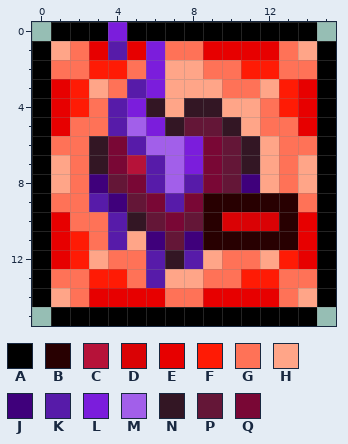
Two versions of one pixel-art sprite, Resources/Textures/Buffs/EssenceDrain.png. Above: the version before the commit.
The file is 32x32 pixels, drawn in blocks of 2x2; one block is one cell here.
Palette (. is transparent): A #000000  B #280001  C #b61239  D #da0205  E #e70000  F #ff1b05  G #ff7257  H #ffa588  J #3f007b  K #571ba9  L #7b1ddc  M #a25fea  N #331624  P #641637  Q #790735
After the commit:
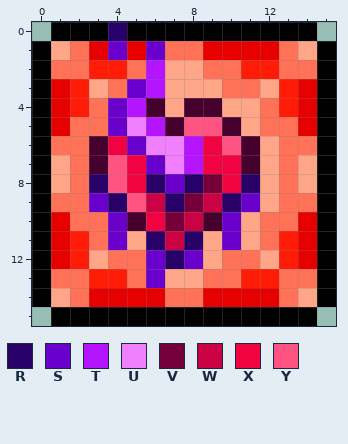
Colours new in this view: R #270068  S #6a00cb  T #b414ff  U #f180ff  V #750039  W #ca0143  X #f10341  Y #ff5481
Change:
{"colour":"N","old":"#331624","new":"#45002d"}
{"y":0,"x":4,"old":"L","new":"R"}
{"y":1,"x":4,"old":"K","new":"S"}
{"y":1,"x":6,"old":"L","new":"S"}
{"y":2,"x":6,"old":"L","new":"T"}
{"y":3,"x":5,"old":"KL","new":"ST"}
{"y":4,"x":4,"old":"KL","new":"ST"}
{"y":5,"x":4,"old":"KML","new":"SUT"}
{"y":5,"x":8,"old":"PP","new":"YY"}
{"y":6,"x":4,"old":"QKMMLQP","new":"XSUUTXY"}
{"y":7,"x":4,"old":"QCKMLQP","new":"YXSUTXX"}
{"y":8,"x":3,"old":"JPQKMKQPJ","new":"RYXRSRVXR"}
{"y":9,"x":3,"old":"KJPQKQBBBBB","new":"SRYWRVWRSHG"}
{"y":10,"x":4,"old":"K","new":"S"}
{"y":10,"x":6,"old":"PQPBDDDB","new":"XVWNSHGG"}
{"y":11,"x":4,"old":"K","new":"S"}
{"y":11,"x":6,"old":"JPJBBBBB","new":"RWRHSHGF"}
{"y":12,"x":6,"old":"KNK","new":"SRS"}
{"y":13,"x":6,"old":"K","new":"S"}
{"label":"changed","picture_box":[89,22,298,288]}
